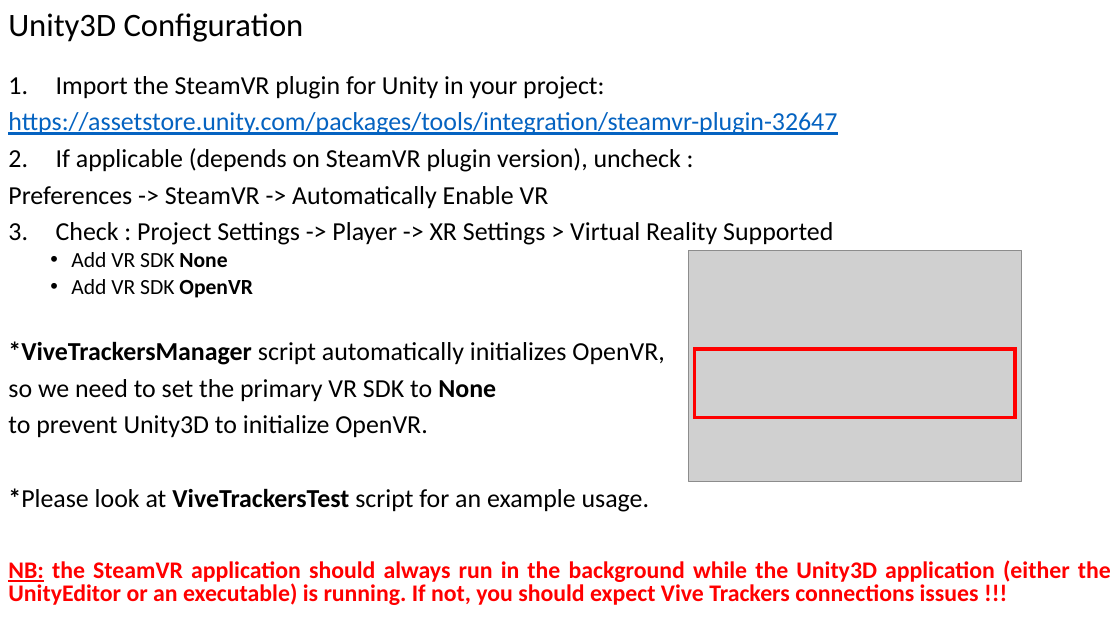
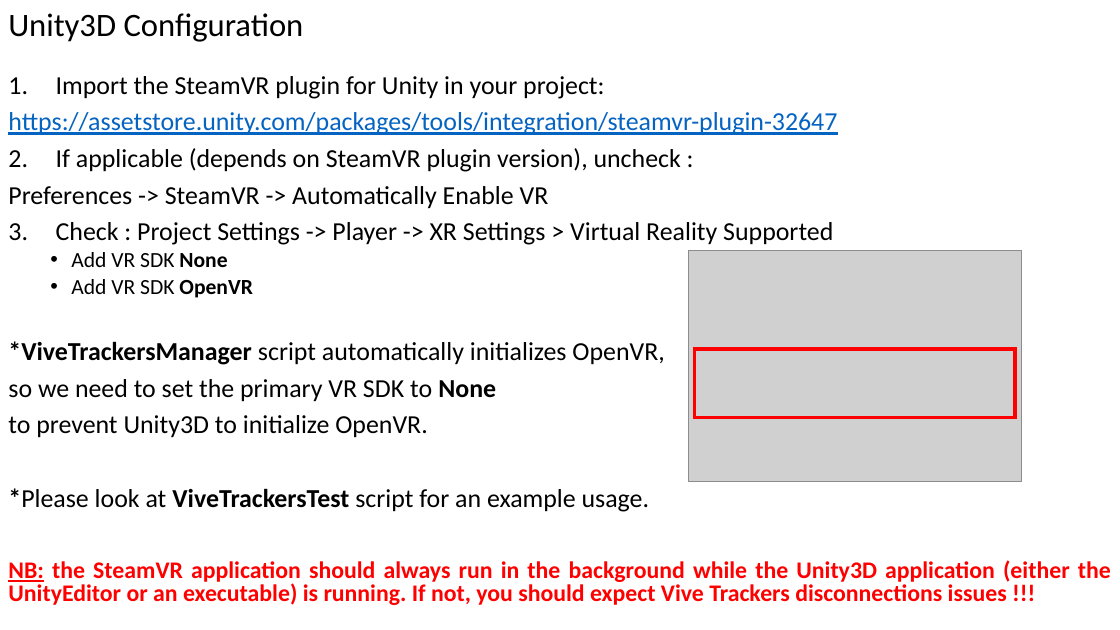
Before and after one commit to ebadier/ViveTrackers, a slide deck: slide 3 of Doc/ViveTrackersDocumentation.pptx (slide 2 before the commit). Drawn at 1120x630 pixels with LibreOffice and Linux fonts; fonts in the diff are those of the drawing; grey boxes stand for pictures. Boxes give left, top, right and bottom in pixels: in the first picture for what was removed or moved away, otherwise in the second. Text is boxed around its words. In the diff, an @@ line names an element or a change of style, - is before the commit and + after.

Commit message:
- ViveTrackersDocumentation.pdf updated : chapters added (Unity3D plugin usage / SteamVR configuration / Optimize tracking reliability)

```diff
--- a/Doc/ViveTrackersDocumentation.pptx
+++ b/Doc/ViveTrackersDocumentation.pptx
@@ text at bbox=[8, 560, 1111, 605]: text changed @@
-NB: the SteamVR application should always run in the background while the Unity3D application (either the UnityEditor or an executable) is running. If not, you should expect Vive Trackers connections issues !!!
+NB: the SteamVR application should always run in the background while the Unity3D application (either the UnityEditor or an executable) is running. If not, you should expect Vive Trackers disconnections issues !!!
```
Also in this commit, not shown: 4 other slides changed, 2 slides added, 1 other file.
